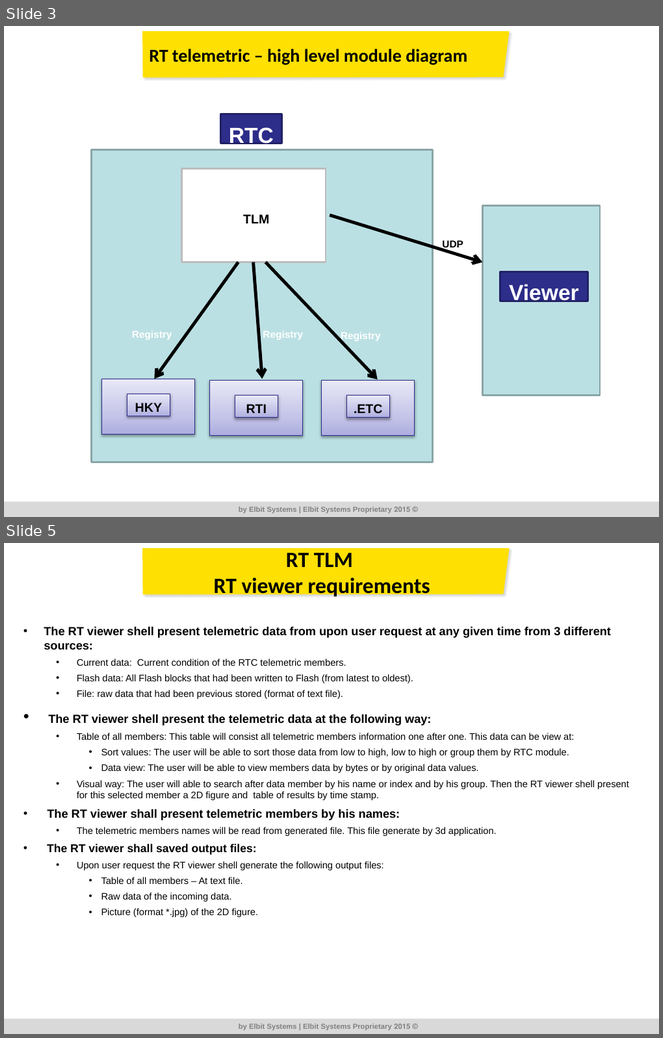
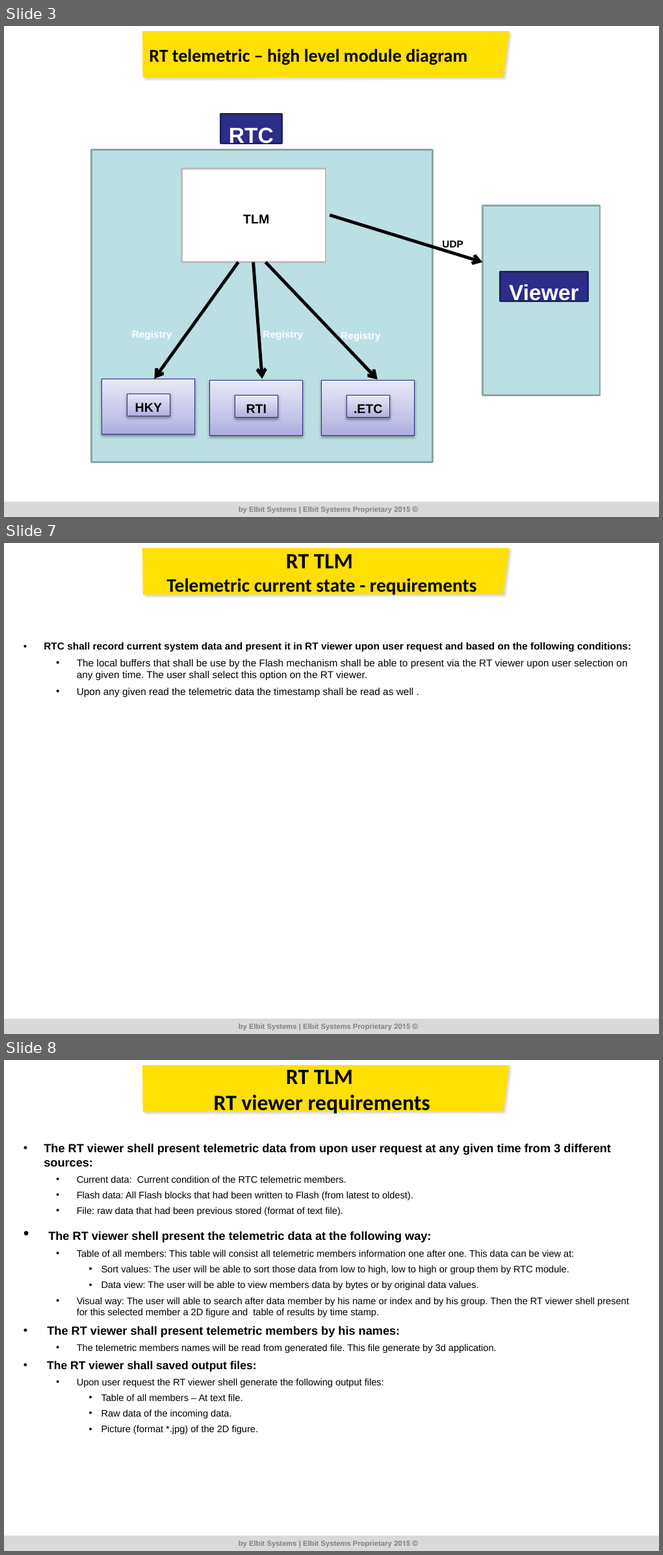
Before and after one commit to RoeeZinoueCommIT/Elbit_Telemetric, a slide deck: DR/Ver_1_002/ALPstar_TLM_DR_1_002.pptx. Shown one above the other, each under a label of ours: slides 3 and 5 before the commit, slides 3, 7 and 8 after it; the slides between them are not shown. The pictures are 663x1038 and 663x1555 pixels, drawn with LibreOffice and Linux fonts; fonts in the diff are those of the drawing; background and template pictures are left out. Boxes give left, top, right and bottom in pixels: in the first picture for what was removed or moved away, otherwise in the second. Text is boxed around its words. In the diff, an @@ line names an element or a change of style, - is before the commit and + after.

```diff
--- a/DR/Ver_1_002/ALPstar_TLM_DR_1_002.pptx
+++ b/DR/Ver_1_002/ALPstar_TLM_DR_1_002.pptx
@@ slide 7 added at (4, 543, 659, 1034), background #FFFFFF at 68% opacity; not listed: 4 template elements that a slide beside it also shows @@
@@ title added at (167, 554, 477, 597), 21 pt, text #000000, bold @@
+RT TLM
+Telemetric current state - requirements
@@ text added at (44, 642, 631, 697), 11 pt, text #000000 @@
+• RTC shall record current system data and present it in RT viewer upon user request and based on the following conditions:
+  • The local buffers that shall be use by the Flash mechanism shall be able to present via the RT viewer upon user selection on any given time. The user shall select this option on the RT viewer.
+  • Upon any given read the telemetric data the timestamp shall be read as well .
@@ what was slide 5 is now slide 8 @@
```
Also in this commit, not shown: 1 slide changed, 3 other slides added, 1 slide removed, 1 other file.
